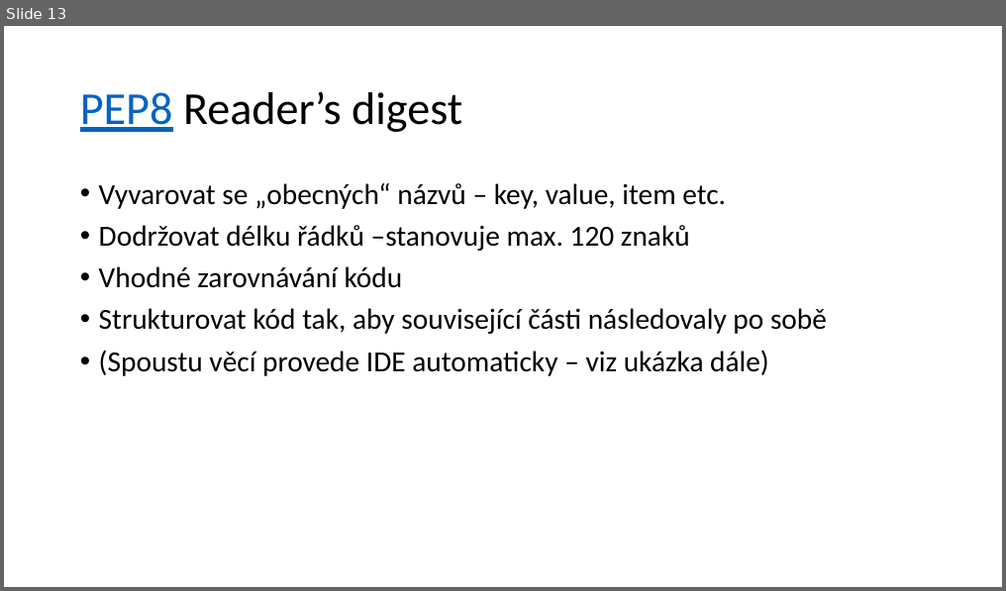
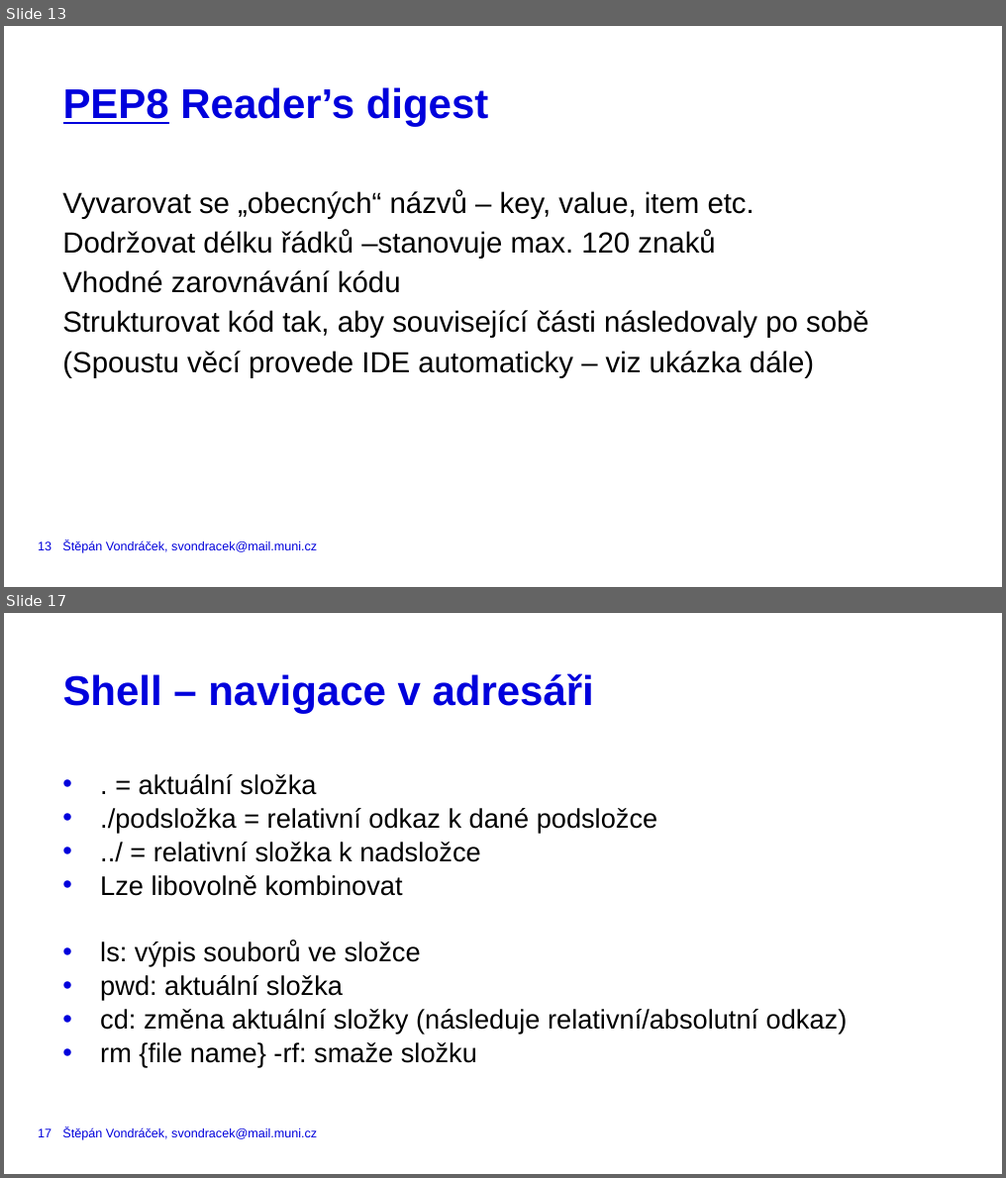
Before and after one commit to VondracekS/ESF_Workshop_BestCodingPractices, a slide deck: BCP_Workshop.pptx. Shown one above the other, each under a label of ours: slide 13 before the commit, slides 13 and 17 after it; the slides between them are not shown. The pictures are 1006x591 and 1006x1178 pixels, drawn with LibreOffice and Linux fonts; fonts in the diff are those of the drawing. Boxes give left, top, right and bottom in pixels: in the first picture for what was removed or moved away, otherwise in the second. Text is boxed around its words. In the diff, an @@ line names an element or a change of style, - is before the commit and + after.

Commit message:
moving presentation to MUNI template§

```diff
--- a/BCP_Workshop.pptx
+++ b/BCP_Workshop.pptx
@@ slide 17 added at (x1=4, y1=613, x2=1002, y2=1174), background #FFFFFF @@
@@ title added at (x1=63, y1=673, x2=594, y2=713), 40 pt, text #0000DC, bold @@
+Shell – navigace v adresáři
@@ text added at (x1=100, y1=774, x2=847, y2=1067), 25.9 pt, text #000000 @@
+• . = aktuální složka
+• ./podsložka = relativní odkaz k dané podsložce
+• ../ = relativní složka k nadsložce
+• Lze libovolně kombinovat
+• ls: výpis souborů ve složce
+• pwd: aktuální složka
+• cd: změna aktuální složky (následuje relativní/absolutní odkaz)
+• rm {file name} -rf: smaže složku
@@ page number added at (x1=38, y1=1129, x2=52, y2=1138), 12 pt, text #0000DC @@
+17
@@ text added at (x1=62, y1=1128, x2=317, y2=1141), 12 pt, text #0000DC @@
+Štěpán Vondráček, svondracek@mail.muni.cz
@@ slide 13 changed as well @@
@@ title "PEP8 Reader’s digest" moved from (x1=80, y1=91, x2=462, y2=132) to (x1=63, y1=87, x2=489, y2=126) @@
@@ title "PEP8 Reader’s digest" at (x1=63, y1=87, x2=489, y2=126): size 44 to 40 pt, font Calibri to Arial, bold on; text colour #0563C1 to #0000DC in "PEP8"; text colour #000000 to #0000DC in "Reader’s digest"; line spacing 0.9 to 40pt; vertical alignment middle to top @@
@@ text "Vyvarovat se „obecných“ názvů – ..." moved from (x1=99, y1=183, x2=827, y2=376) to (x1=62, y1=190, x2=869, y2=377) @@
@@ text "Vyvarovat se „obecných“ názvů – ..." at (x1=62, y1=190, x2=869, y2=377): font Calibri to Arial; bullet • to none; line spacing 0.9 to 1.14; less space between paragraphs @@
@@ page number added at (x1=38, y1=542, x2=52, y2=551), 12 pt, text #0000DC @@
+13
@@ text added at (x1=62, y1=541, x2=317, y2=554), 12 pt, text #0000DC @@
+Štěpán Vondráček, svondracek@mail.muni.cz
```
Also in this commit, not shown: 12 other slides changed, 5 other slides added, 8 slides removed.
